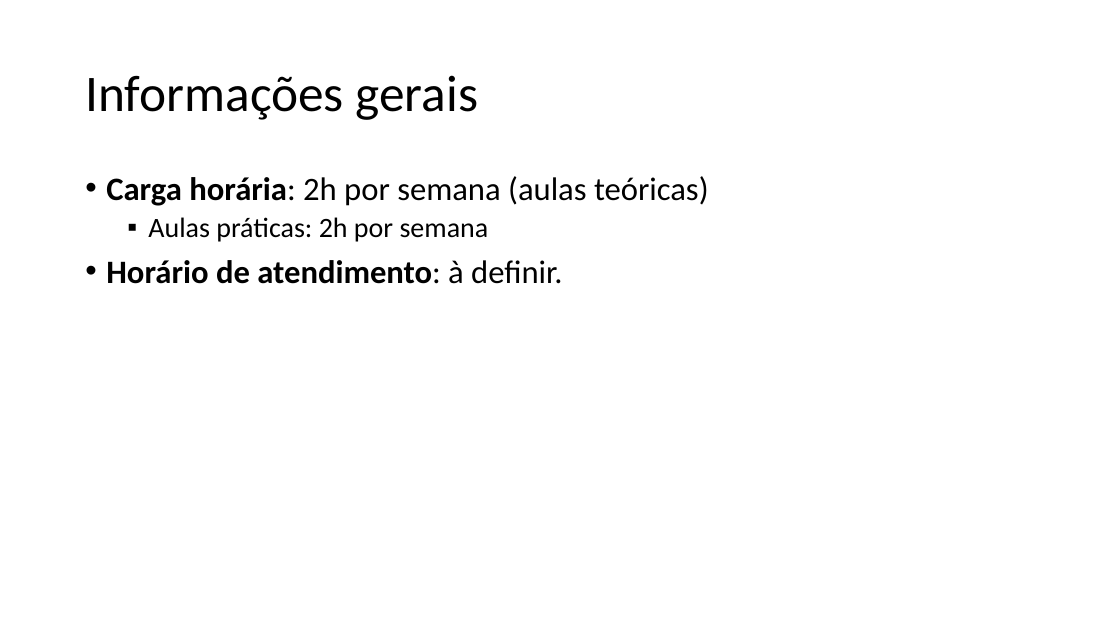
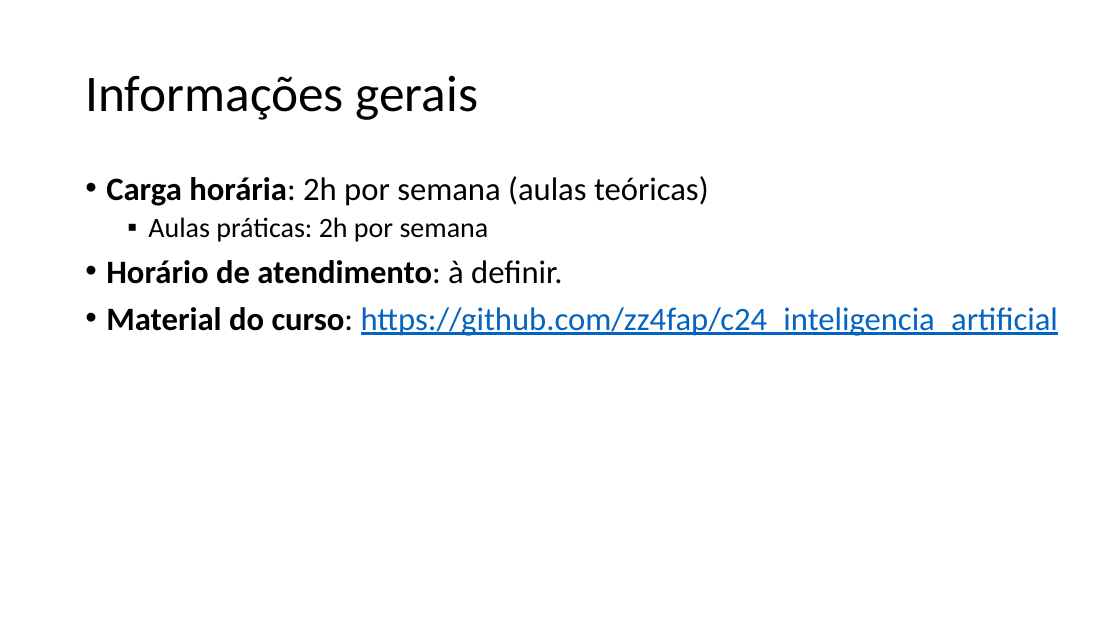
Before and after one commit to zz4fap/c24_inteligencia_artificial, a slide deck: slide 2 of slides/C24_Introdução.pptx. Drawn at 1120x630 pixels with LibreOffice and Linux fonts; fonts in the diff are those of the drawing. Boxes give left, top, right and bottom in pixels: in the first picture for what was removed or moved away, otherwise in the second. Text is boxed around its words. In the diff, an @@ line names an element or a change of style, - is before the commit and + after.

```diff
--- a/slides/C24_Introdução.pptx
+++ b/slides/C24_Introdução.pptx
@@ text at (x1=106, y1=307, x2=1058, y2=336): paragraph added @@
+• Material do curso: https://github.com/zz4fap/c24_inteligencia_artificial
```
Also in this commit, not shown: 2 other slides changed, 6 slides added, 2 slides removed.
